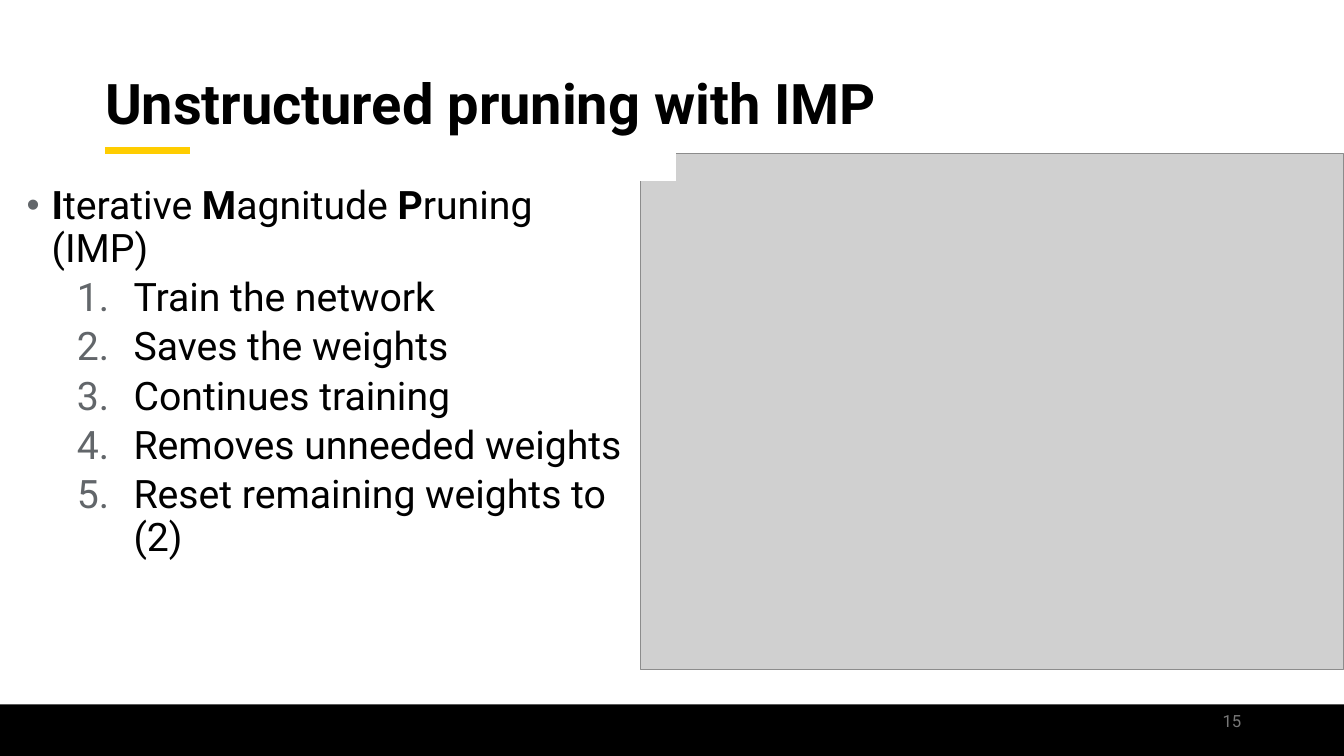
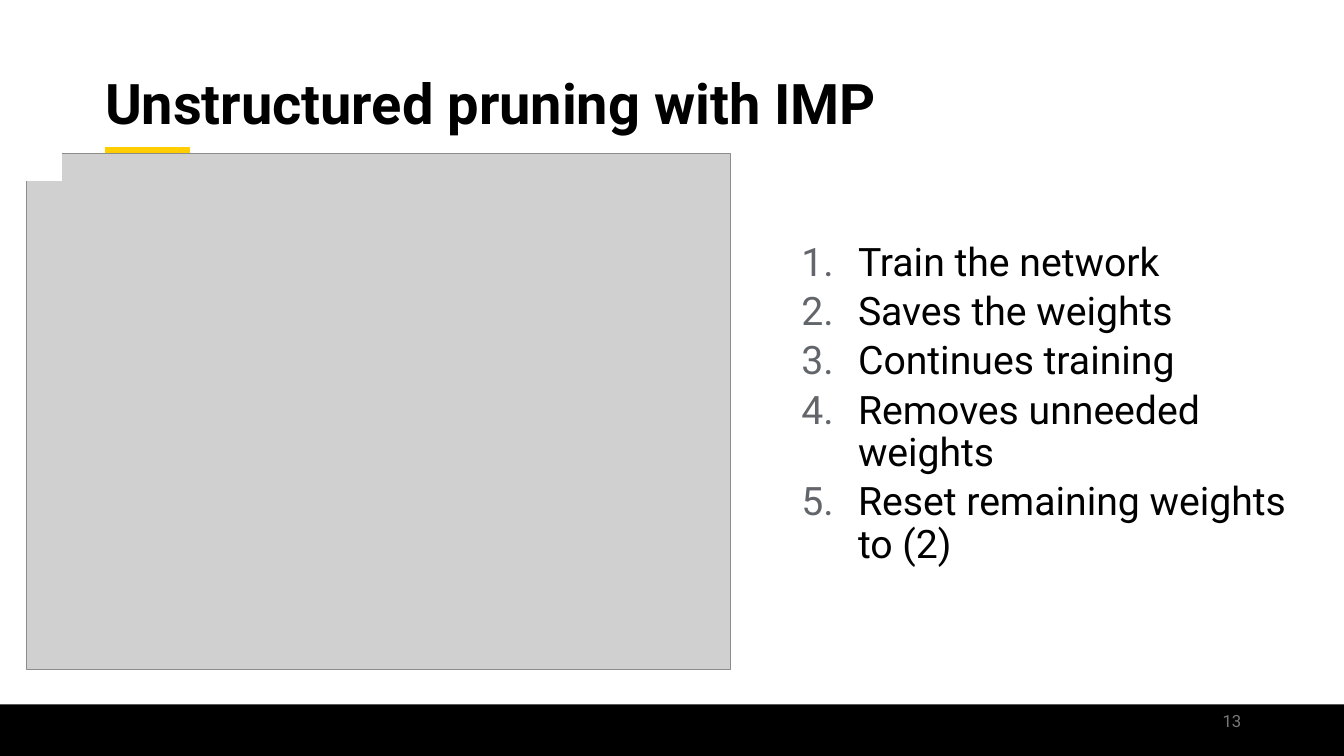
Before and after one commit to jamilgafur/Presentation, a slide deck: slide 13 of Presentation.pptx (slide 15 before the commit). Drawn at 1344x756 pixels with LibreOffice and Linux fonts; fonts in the diff are those of the drawing; grey boxes stand for pictures; background and template pictures are left out. Boxes give left, top, right and bottom in pixels: in the first picture for what was removed or moved away, otherwise in the second. Text is boxed around its words. In the diff, an @@ line names an element or a change of style, - is before the commit and + after.

```diff
--- a/Presentation.pptx
+++ b/Presentation.pptx
@@ picture: place and size @@
-picture at box(640, 154, 1344, 669)
+picture at box(26, 154, 730, 669)
@@ rectangle: place and size @@
-rectangle at box(640, 154, 676, 180)
+rectangle at box(26, 154, 62, 180)
@@ text at box(52, 189, 533, 271): paragraph removed @@
-• Iterative Magnitude Pruning (IMP)
@@ text "Train the network": place and size @@
-text "Train the network" at box(52, 189, 621, 560)
+text "Train the network" at box(858, 246, 1286, 567)
@@ page number at box(1223, 715, 1242, 727): text changed @@
-15
+13
```
Also in this commit, not shown: 9 other slides changed, 7 slides added, 9 slides removed.
